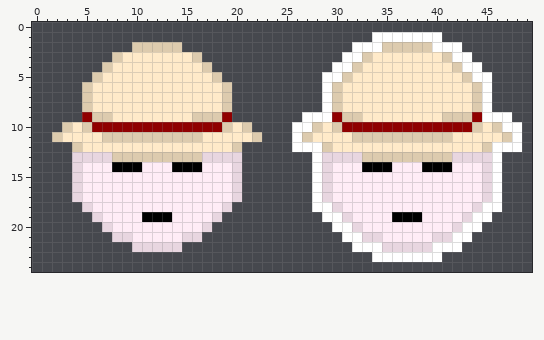
Two versions of one pixel-art sprite, Portage_Examen/assets/Pisteur.png. Above, as it was before the edit.
The file is 50x25 pixels.
And afterwards:
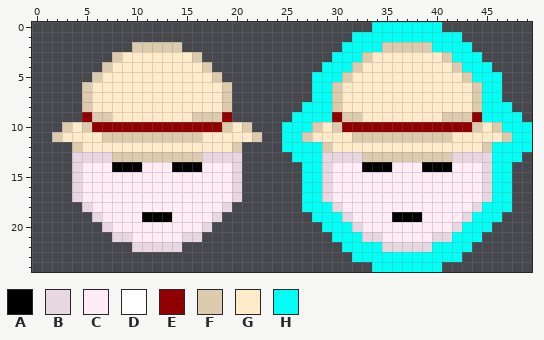
Palette (. is transparent): A #000000  B #e8d6e0  C #ffecf6  D #ffffff  E #900000  F #ddcbae  G #ffeac9  H #00fff4
Edits made:
y 0: x 34..40 ....... -> HHHHHHH
y 1: x 32..42 ..DDDDDDD.. -> HHHHHHHHHHH
y 2: x 31..34 .DDD -> HHHH; x 40..43 DDD. -> HHHH
y 3: x 30..32 .DD -> HHH; x 42..44 DD. -> HHH
y 4: x 29..31 .DD -> HHH; x 43..45 DD. -> HHH
y 5: x 28..30 .DD -> HHH; x 44..46 DD. -> HHH
y 6..7: x 28..29 .D -> HH; x 45..46 D. -> HH
y 8: x 27..29 ..D -> HHH; x 45..47 D.. -> HHH
y 9: x 26..29 .DDD -> HHHH; x 45..48 DDD. -> HHHH
y 10: x 25..27 .DD -> HHH; x 47..49 DD. -> HHH
y 11: x 25..26 .D -> HH; x 48..49 D. -> HH
y 12: x 25..28 .DDD -> HHHH; x 46..49 DDD. -> HHHH
y 13: x 26..28 ..D -> HHH; x 46..48 D.. -> HHH
y 14..17: x 27..28 .D -> HH; x 46..47 D. -> HH
y 18: x 27..29 .DD -> HHH; x 45..47 DD. -> HHH
y 19: x 28..30 .DD -> HHH; x 44..46 DD. -> HHH
y 20: x 29..31 .DD -> HHH; x 43..45 DD. -> HHH
y 21: x 30..32 .DD -> HHH; x 42..44 DD. -> HHH
y 22: x 31..34 .DDD -> HHHH; x 40..43 DDD. -> HHHH
y 23: x 32..42 ..DDDDDDD.. -> HHHHHHHHHHH
y 24: x 34..40 ....... -> HHHHHHH
Changed places in both pictures, as pixel boxes (x1, y1, x2, y2):
changed: (282, 22, 532, 272)
